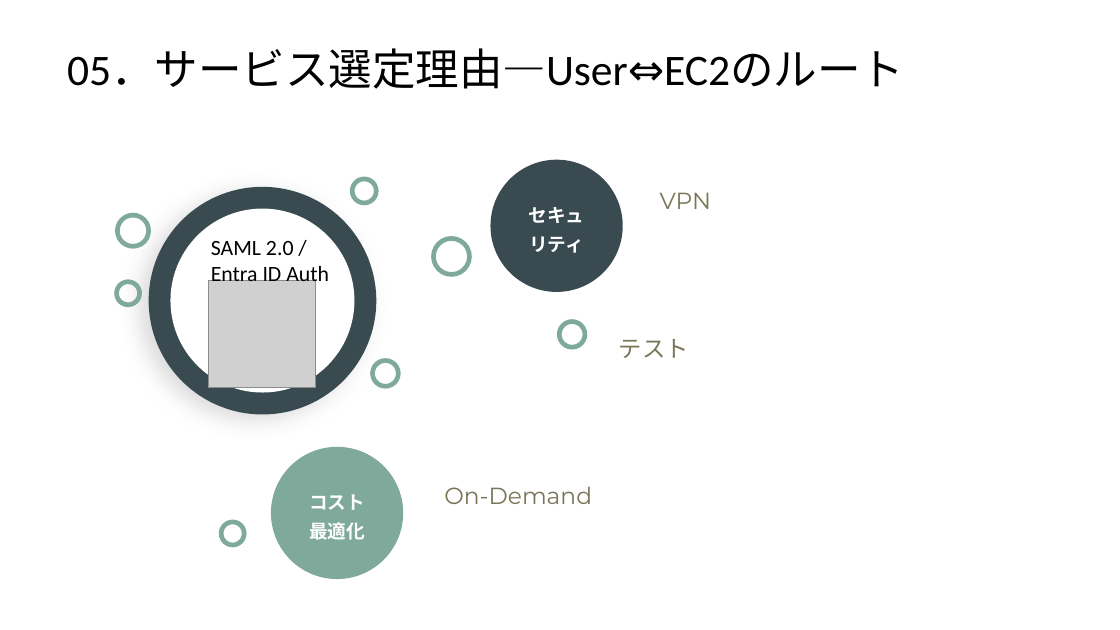
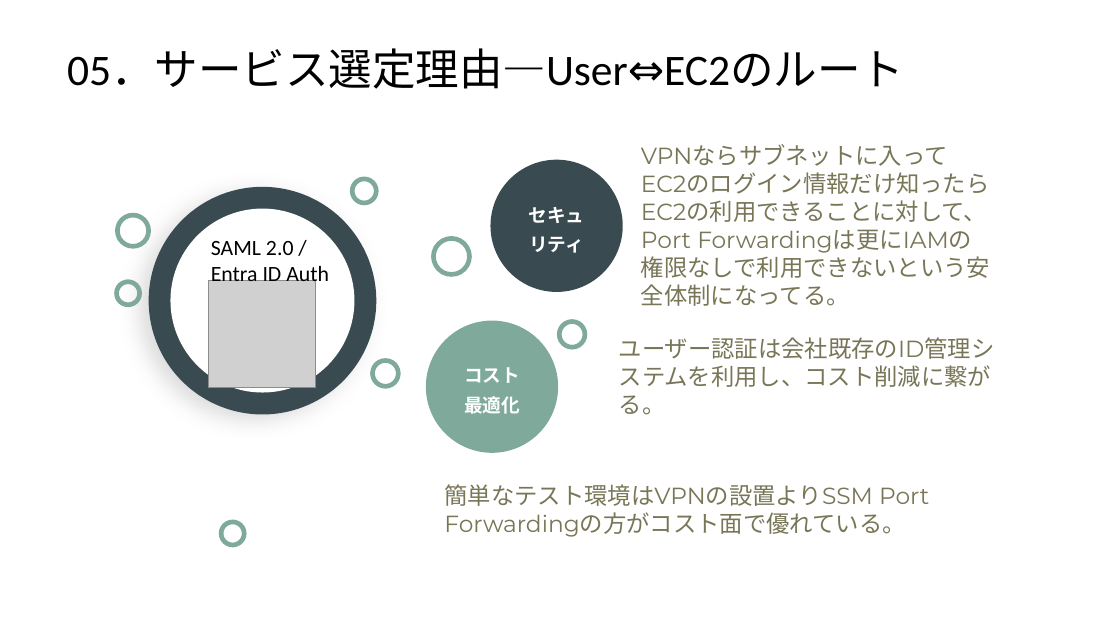
Before and after one commit to hu357159/AWS-architecture-Staging-Deployment, a slide deck: slide 17 of 3223.pptx. Drawn at 1120x630 pixels with LibreOffice and Linux fonts; fonts in the diff are those of the drawing; grey boxes stand for pictures. Boxes give left, top, right and bottom in pixels: in the first picture for what was removed or moved away, otherwise in the second. Text is boxed around its words. In the diff, an @@ line names an element or a change of style, - is before the commit and + after.

```diff
--- a/3223.pptx
+++ b/3223.pptx
@@ text at (641, 200, 987, 306): text changed @@
-VPN
+VPNならサブネットに入ってEC2のログイン情報だけ知ったらEC2の利用できることに対して、 Port Forwardingは更にIAMの権限なしで利用できないという安全体制になってる。
@@ ellipse "コスト最適化": place and size @@
-ellipse "コスト最適化" at (271, 447, 403, 579)
+ellipse "コスト最適化" at (426, 320, 558, 452)
@@ text at (619, 337, 995, 415): text changed @@
-テスト
+ユーザー認証は会社既存のID管理システムを利用し、コスト削減に繋がる。
@@ text at (444, 484, 929, 537): text changed @@
-On-Demand
+簡単なテスト環境はVPNの設置よりSSM Port Forwardingの方がコスト面で優れている。
```
Also in this commit, not shown: 3 slides added, 1 slide removed, 1 other file.
